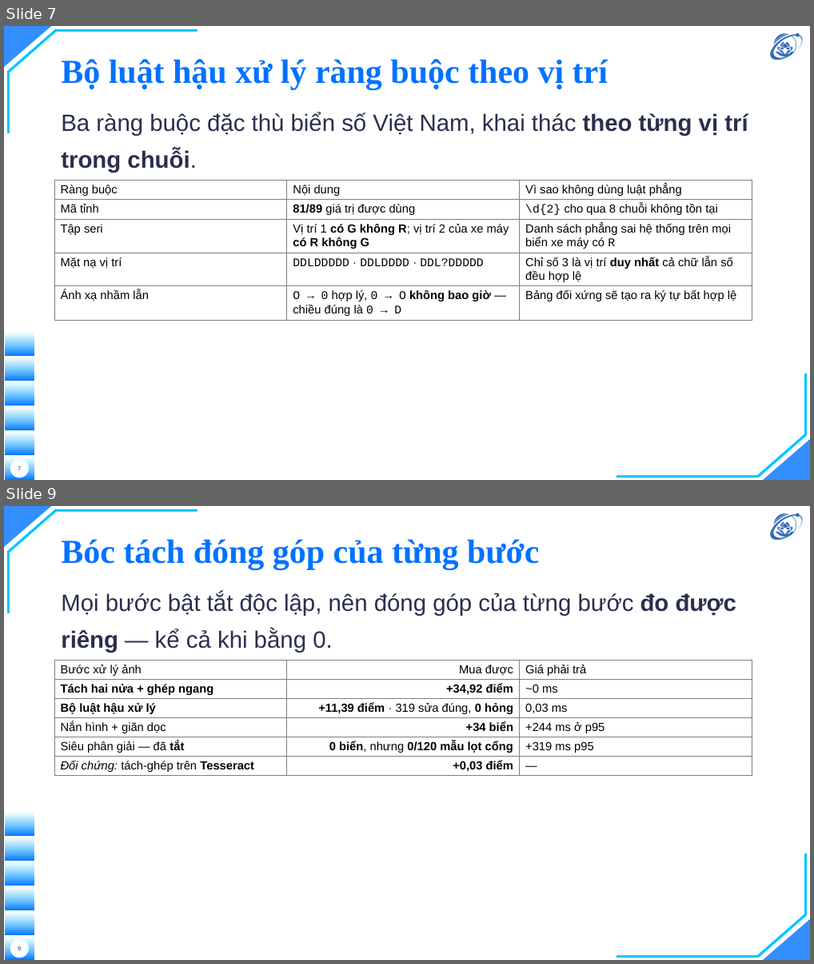
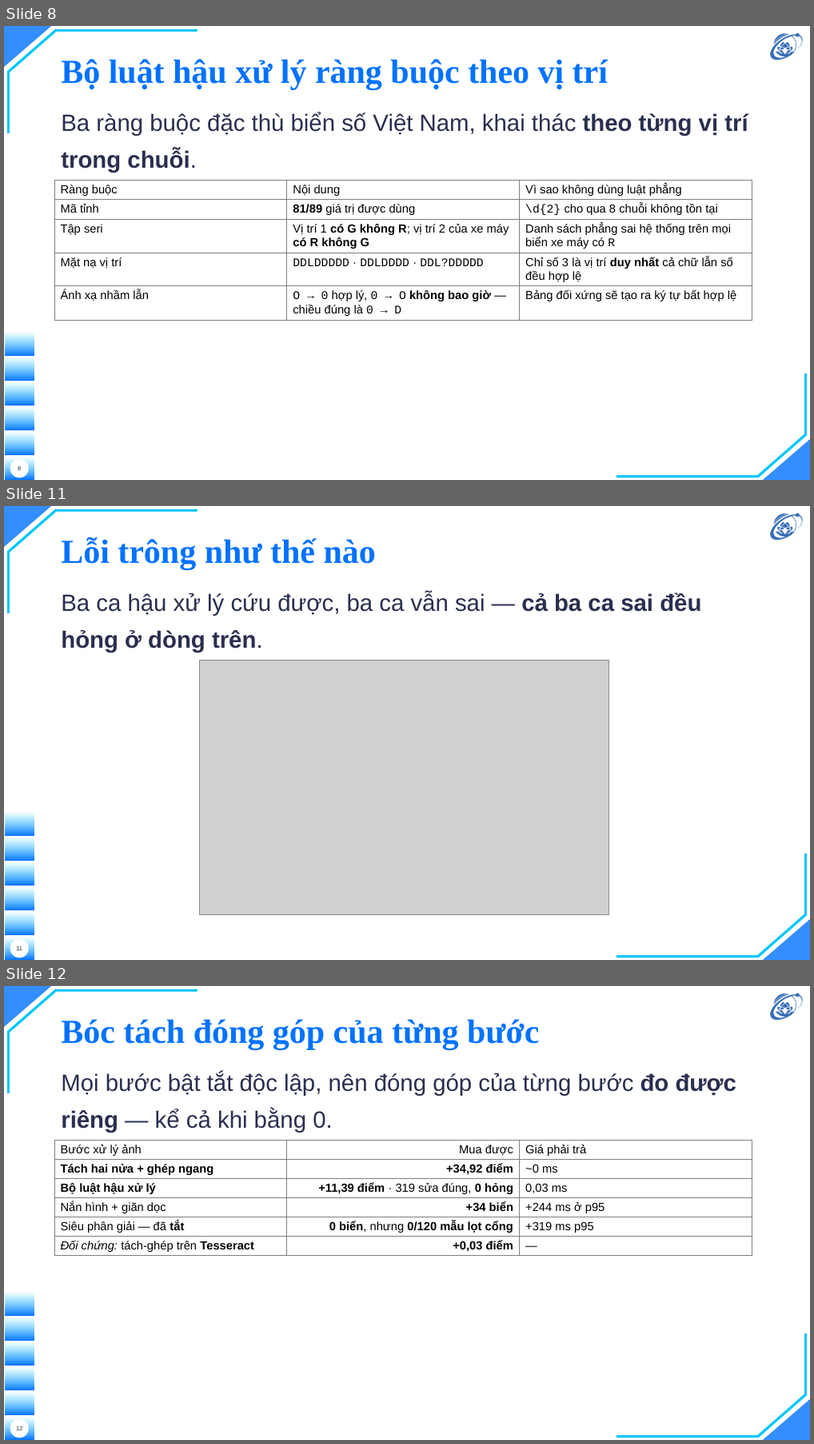
Before and after one commit to hieunguyen2604/alpr-do-an-mon-hoc, a slide deck: docs/slides/12-slides-mon-hoc.pptx. Shown one above the other, each under a label of ours: slides 7 and 9 before the commit, slides 8, 11 and 12 after it; the slides between them are not shown. The pictures are 814x964 and 814x1444 pixels, drawn with LibreOffice and Linux fonts; fonts in the diff are those of the drawing; grey boxes stand for pictures; background and template pictures are left out. Boxes give left, top, right and bottom in pixels: in the first picture for what was removed or moved away, otherwise in the second. Text is boxed around its words. In the diff, an @@ line names an element or a change of style, - is before the commit and + after.

```diff
--- a/docs/slides/12-slides-mon-hoc.pptx
+++ b/docs/slides/12-slides-mon-hoc.pptx
@@ slide 11 added at bbox=[4, 506, 810, 960], background picture (left out); not listed: 16 template elements that a slide beside it also shows @@
@@ title added at bbox=[61, 537, 376, 569], 40 pt, text #0072FF, bold @@
+Lỗi trông như thế nào
@@ text added at bbox=[61, 592, 702, 652], 28 pt, text #2A2F4F @@
+Ba ca hậu xử lý cứu được, ba ca vẫn sai — cả ba ca sai đều hỏng ở dòng trên.
@@ picture added at bbox=[200, 660, 609, 914] @@
@@ page number added at bbox=[16, 946, 22, 950], 7 pt, text #2A2F4F @@
+11
@@ what was slide 7 is now slide 8 @@
@@ page number at bbox=[18, 465, 21, 472]: text changed @@
-7
+8
@@ what was slide 9 is now slide 12 @@
@@ page number at bbox=[16, 1426, 22, 1430]: text changed @@
-9
+12
```
Also in this commit, not shown: 1 slide changed, 3 other slides added, 6 other files.
